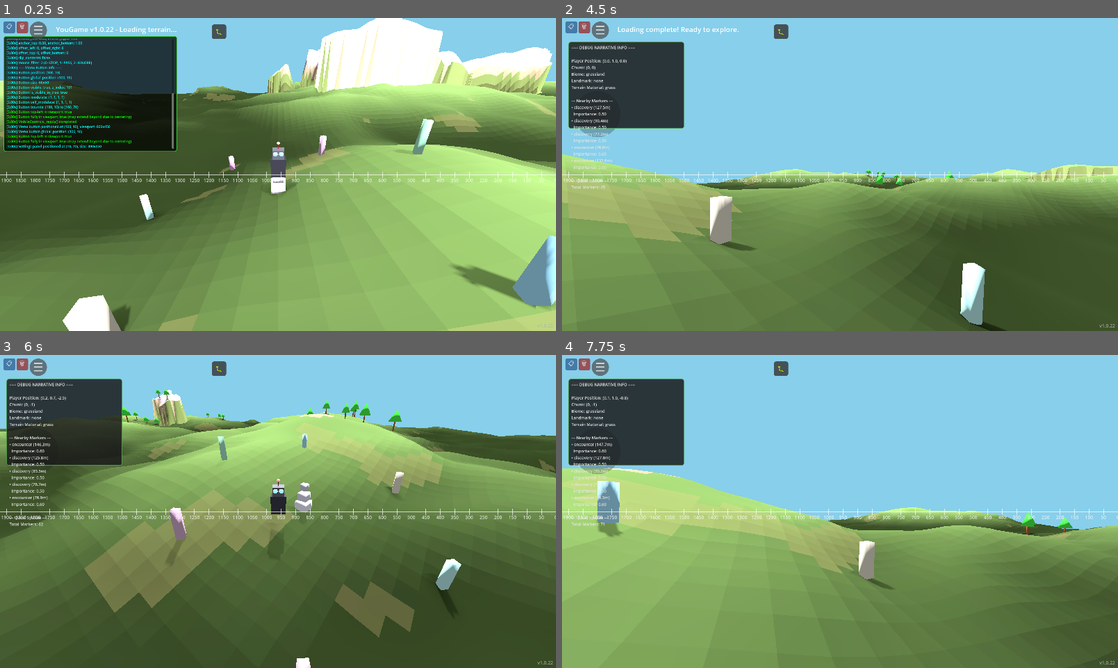
Above: before the commit, frames 1-4 (two rows, left to right).
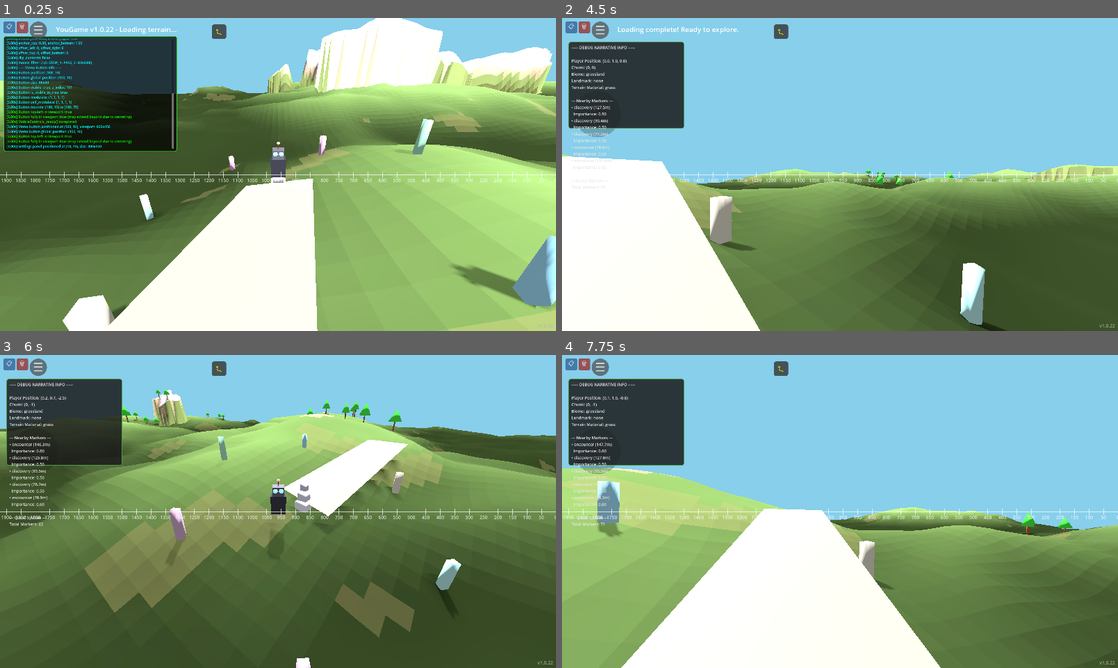
Above: after the commit, the same moments.

Repository: felix-dieterle/YouGame_godot4_public
Game: Godot game, scene res://scenes/main.tscn
Two runs of this game, one before a commit and one after it. Both use one fixed random seed, a clock stepped at 60 frames per second and the inputs below.
Inputs (mouse positions are in pixels of both pictures, inside the frame that each line leads up to):
- Up to frame 1 (0.25 s): no input
- Up to frame 2 (4.5 s): click "📋" at 0.5 s; click "🗑" at 1.25 s; click "☰" at 2 s; click "▶ Resume Game" at 2.75 s; click "🐛" at 3.5 s; tap Enter at 4.25 s; move the mouse to (962, 158) at 4.27 s; hold Right (ui_right) from 4.28 s (still down); hold V (toggle_camera_view) from 4.28 s (still down); click (962, 158) at 4.42 s
- Up to frame 3 (6 s): release Right (ui_right) at 5 s; release V (toggle_camera_view) at 5 s; drag from (166, 527) to (250, 574) at 5.02 s; move the mouse to (333, 442) at 5.77 s; hold Right (ui_right) from 5.78 s (still down); hold V (toggle_camera_view) from 5.78 s (still down)
- Up to frame 4 (7.75 s): release Right (ui_right) at 6.5 s; release V (toggle_camera_view) at 6.5 s; tap Space at 6.5 s; drag from (812, 574) to (673, 464) at 6.52 s; tap Enter at 7.25 s; move the mouse to (1006, 558) at 7.27 s; hold Left (ui_left) from 7.28 s (still down); hold V (toggle_camera_view) from 7.28 s (still down)

The runs differ from the first frame. In frame 1, 12% of the frame differs, in the area x 19-58%, y 51-100%; in frame 2, 15%; in frame 3, 2.4%; in frame 4, 17%, in the area x 10-69%, y 49-100%.

Commit message:
Fix starting path to begin at starting location (0,0) instead of chunk center
Co-authored-by: felix-dieterle <1490062+felix-dieterle@users.noreply.github.com>

Diff:
--- a/scripts/path_system.gd
+++ b/scripts/path_system.gd
@@ -81,17 +81,17 @@
 
 	# Check if this is the starting chunk (0, 0)
 	if chunk_pos == Vector2i(0, 0):
-		# Create initial main path from center going outward
+		# Create initial main path from starting location (0, 0) going outward
 		# Make it more prominent and guaranteed to be visible
-		var center = Vector2(CHUNK_SIZE / 2.0, CHUNK_SIZE / 2.0)
+		var start_pos = Vector2(0, 0)  # Starting location is at world origin
 		var direction = Vector2(rng.randf_range(-1, 1), rng.randf_range(-1, 1)).normalized()
 		# Ensure longer initial path for better visibility
 		var min_starting_length = MAX_SEGMENT_LENGTH * MIN_STARTING_PATH_RATIO
 		var length = rng.randf_range(min_starting_length, MAX_SEGMENT_LENGTH)
-		var end = center + direction * length
+		var end = start_pos + direction * length
 
 		# Clamp to chunk bounds or continue to next chunk
-		var segment = _create_segment(chunk_pos, center, end, PathType.MAIN_PATH, rng)
+		var segment = _create_segment(chunk_pos, start_pos, end, PathType.MAIN_PATH, rng)
 		new_segments.append(segment)
 	else:
 		# Check for incoming paths from neighboring chunks
--- a/tests/verify_path_visibility.gd
+++ b/tests/verify_path_visibility.gd
@@ -66,6 +66,12 @@
 			else:
 				print("    ❌ Main path width incorrect: ", segment.width, " expected: ", expected_width)
 
+			# Check if path starts at starting location (0, 0)
+			if segment.start_pos.distance_to(Vector2(0, 0)) < 0.1:
+				print("    ✓ Path starts at starting location (0, 0)")
+			else:
+				print("    ❌ Path does not start at starting location: ", segment.start_pos)
+
 			# Check if path is long enough to be visible
 			if length >= PathSystem.MAX_SEGMENT_LENGTH * PathSystem.MIN_STARTING_PATH_RATIO:
 				print("    ✓ Path is long enough to be visible (>= ", PathSystem.MAX_SEGMENT_LENGTH * PathSystem.MIN_STARTING_PATH_RATIO, ")")
Not shown, changed: PATH_SYSTEM.md
